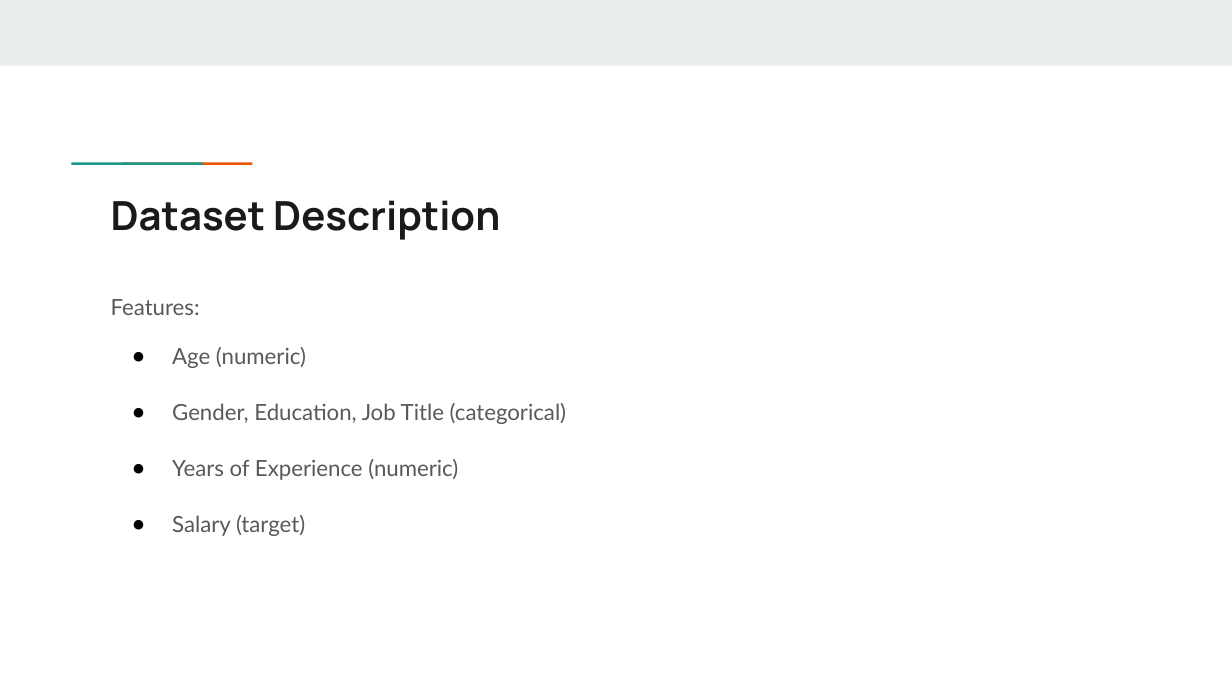
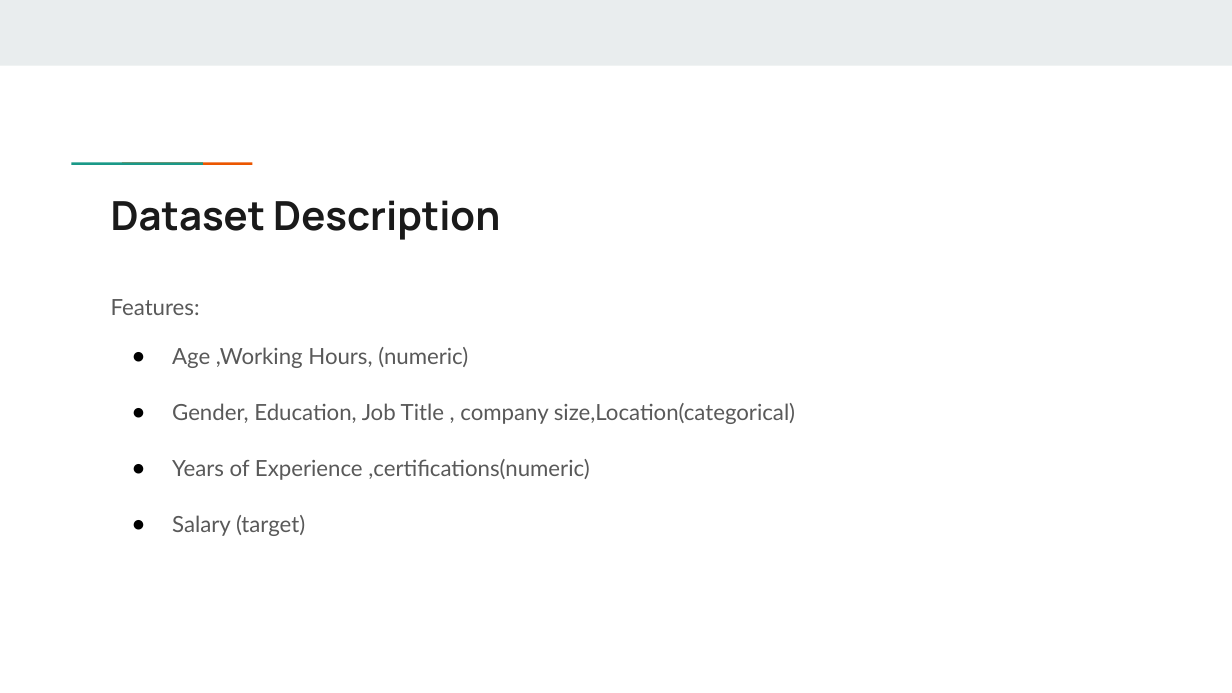
Before and after one commit to raghav2310068/SALARY_PREDICTION, a slide deck: slide 3 of raghav.pptx. Drawn at 1232x693 pixels with LibreOffice and Linux fonts; fonts in the diff are those of the drawing. Boxes give left, top, right and bottom in pixels: in the first picture for what was removed or moved away, otherwise in the second. Text is boxed around its words. In the diff, an @@ line names an element or a change of style, - is before the commit and + after.

```diff
--- a/raghav.pptx
+++ b/raghav.pptx
@@ text at box(172, 347, 795, 480): text changed @@
-● Age (numeric)
-● Gender, Education, Job Title (categorical)
-● Years of Experience (numeric)
+● Age ,Working Hours, (numeric)
+● Gender, Education, Job Title , company size,Location(categorical)
+● Years of Experience ,certifications(numeric)
```
